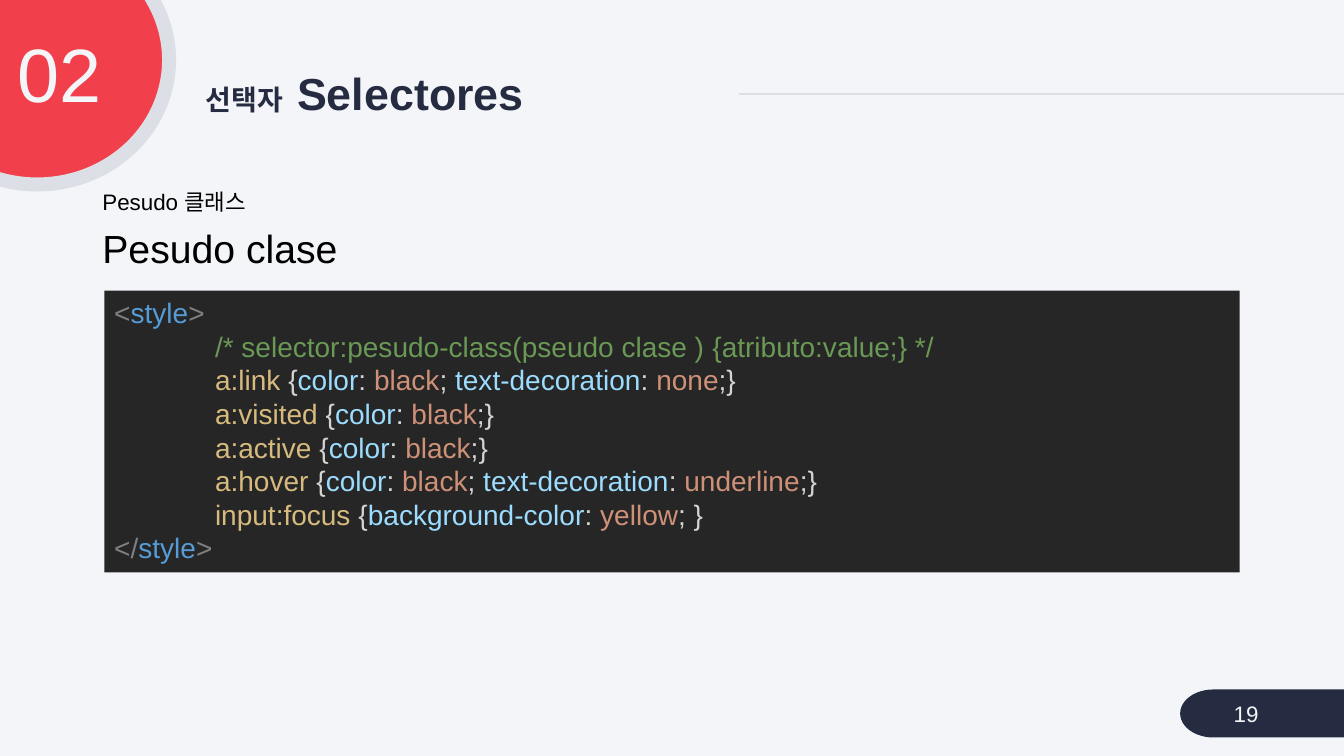
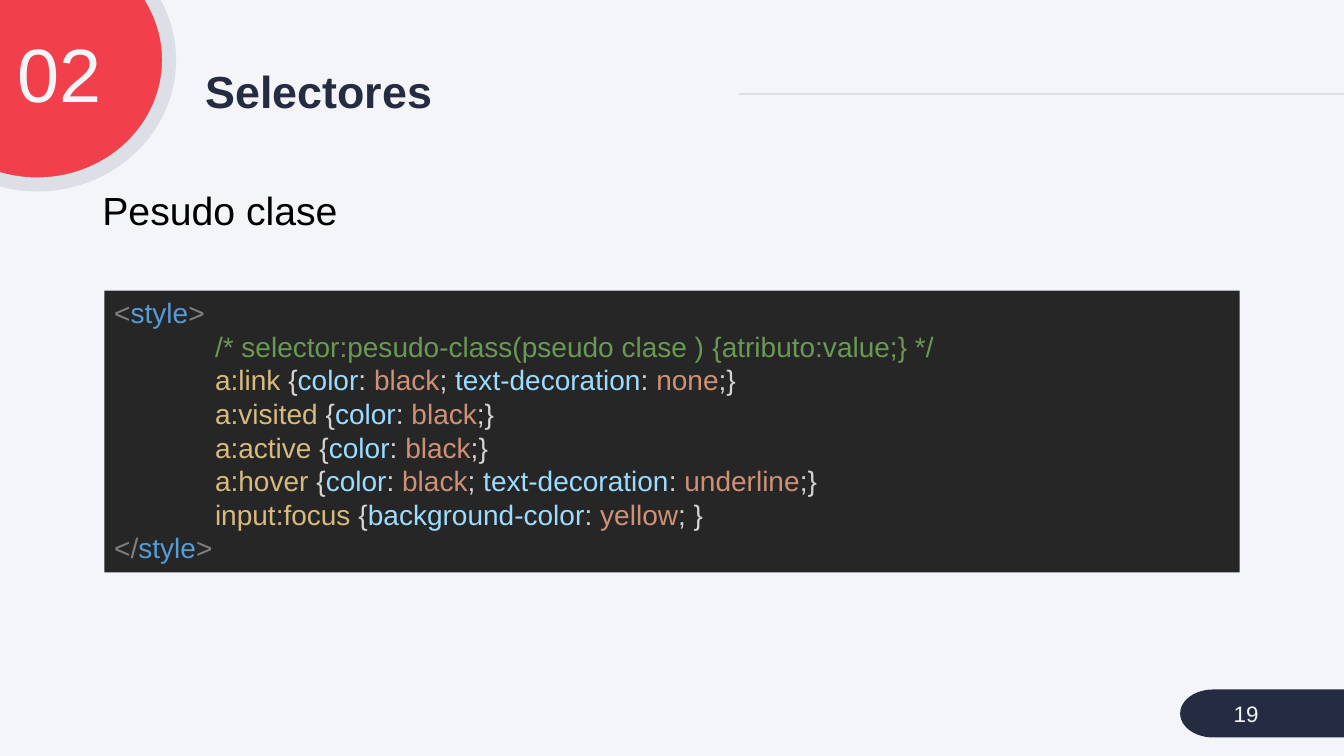
Before and after one commit to cialafamilia/practica, a slide deck: slide 19 of ppt/1908 CSS.pptx. Drawn at 1344x756 pixels with LibreOffice and Linux fonts; fonts in the diff are those of the drawing. Boxes give left, top, right and bottom in pixels: in the first picture for what was removed or moved away, otherwise in the second. Text is boxed around its words. In the diff, an @@ line names an element or a change of style, - is before the commit and + after.

```diff
--- a/ppt/1908 CSS.pptx
+++ b/ppt/1908 CSS.pptx
@@ title at (x1=206, y1=75, x2=432, y2=109): text changed @@
-선택자 Selectores
+Selectores
@@ text at (x1=102, y1=191, x2=246, y2=212): paragraph removed @@
-Pesudo 클래스
```
Also in this commit, not shown: 21 other slides changed, 5 other files.
